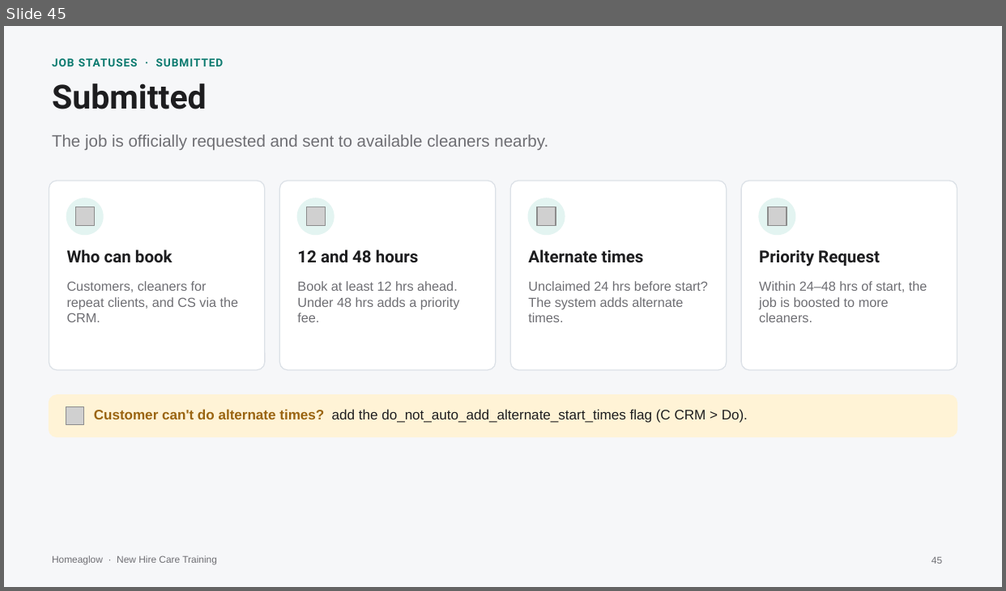
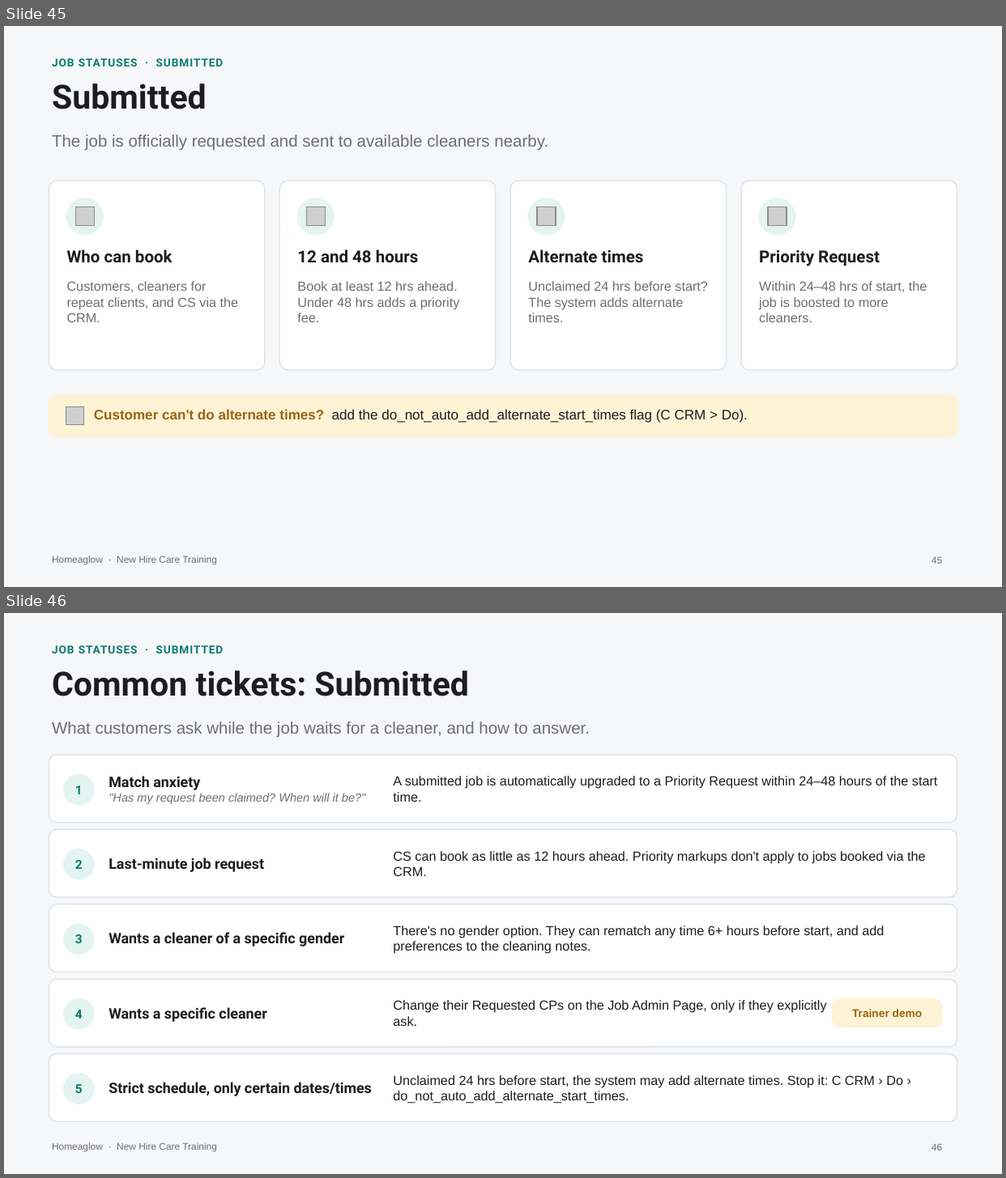
Before and after one commit to anjulimichelle/training, a slide deck: cleaner-foundations/cleaner-foundations-cp-crm.pptx. Shown one above the other, each under a label of ours: slide 45 before the commit, slides 45 and 46 after it. The pictures are 1006x591 and 1006x1178 pixels, drawn with LibreOffice and Linux fonts; fonts in the diff are those of the drawing; grey boxes stand for pictures. Boxes give left, top, right and bottom in pixels: in the first picture for what was removed or moved away, otherwise in the second. Text is boxed around its words. In the diff, an @@ line names an element or a change of style, - is before the commit and + after.

```diff
--- a/cleaner-foundations/cleaner-foundations-cp-crm.pptx
+++ b/cleaner-foundations/cleaner-foundations-cp-crm.pptx
@@ slide 46 added at (4,613,1002,1174), background #F6F7F9; not listed: 1 template element that a slide beside it also shows @@
@@ text added at (52,645,224,653), 8 pt, text #0B7A6F, bold @@
+JOB STATUSES · SUBMITTED
@@ text added at (52,671,469,696), 24 pt, text #1D1D1F, bold @@
+Common tickets: Submitted
@@ text added at (52,722,590,737), 12 pt, text #6E6E73 @@
+What customers ask while the job waits for a cleaner, and how to answer.
@@ rounded rectangle added at (49,755,957,823), fill #FFFFFF, outline #DCE1E7 0.75 pt @@
@@ ellipse added at (64,775,94,805), fill #E3F4F1, outline #E3F4F1 1 pt @@
@@ text added at (108,776,365,804), 8.5 pt, text #6E6E73, italic @@
+Match anxiety
+"Has my request been claimed? When will it be?"
@@ text added at (393,776,938,802), 9.5 pt, text #1D1D1F @@
+A submitted job is automatically upgraded to a Priority Request within 24–48 hours of the start time.
@@ text added at (75,786,83,794), 9 pt, text #0B7A6F, bold @@
+1
@@ rounded rectangle added at (49,829,957,897), fill #FFFFFF, outline #DCE1E7 0.75 pt @@
@@ ellipse added at (64,850,94,879), fill #E3F4F1, outline #E3F4F1 1 pt @@
@@ text added at (393,851,926,876), 9.5 pt, text #1D1D1F @@
+CS can book as little as 12 hours ahead. Priority markups don't apply to jobs booked via the CRM.
@@ text added at (75,860,83,869), 9 pt, text #0B7A6F, bold @@
+2
@@ text added at (108,858,264,872), 10.5 pt, text #1D1D1F, bold @@
+Last-minute job request
@@ rounded rectangle added at (49,905,957,973), fill #FFFFFF, outline #DCE1E7 0.75 pt @@
@@ ellipse added at (64,924,94,954), fill #E3F4F1, outline #E3F4F1 1 pt @@
@@ text added at (393,926,884,954), 9.5 pt, text #1D1D1F @@
+There's no gender option. They can rematch any time 6+ hours before start, and add preferences to the cleaning notes.
@@ text added at (75,935,83,943), 9 pt, text #0B7A6F, bold @@
+3
@@ text added at (108,932,344,947), 10.5 pt, text #1D1D1F, bold @@
+Wants a cleaner of a specific gender
@@ rounded rectangle added at (49,979,957,1047), fill #FFFFFF, outline #DCE1E7 0.75 pt @@
@@ ellipse added at (64,999,94,1029), fill #E3F4F1, outline #E3F4F1 1 pt @@
@@ text added at (393,1000,826,1026), 9.5 pt, text #1D1D1F @@
+Change their Requested CPs on the Job Admin Page, only if they explicitly ask.
@@ rounded rectangle added at (833,999,942,1027), fill #FFF3D6, outline #FFF3D6 0.75 pt @@
@@ text added at (75,1010,83,1019), 9 pt, text #0B7A6F, bold @@
+4
@@ text added at (108,1007,266,1022), 10.5 pt, text #1D1D1F, bold @@
+Wants a specific cleaner
@@ text added at (852,1009,923,1017), 8 pt, text #9A6410, bold @@
+Trainer demo
@@ rounded rectangle added at (49,1054,957,1122), fill #FFFFFF, outline #DCE1E7 0.75 pt @@
@@ ellipse added at (64,1074,94,1104), fill #E3F4F1, outline #E3F4F1 1 pt @@
@@ text added at (75,1084,83,1093), 9 pt, text #0B7A6F, bold @@
+5
@@ text added at (108,1082,372,1097), 10.5 pt, text #1D1D1F, bold @@
+Strict schedule, only certain dates/times
@@ text added at (393,1076,903,1104), 9.5 pt, text #1D1D1F @@
+Unclaimed 24 hrs before start, the system may add alternate times. Stop it: C CRM › Do › do_not_auto_add_alternate_start_times.
@@ page number added at (931,1144,942,1151), 7 pt, text #6E6E73 @@
+46
```
Also in this commit, not shown: 1 other file.
